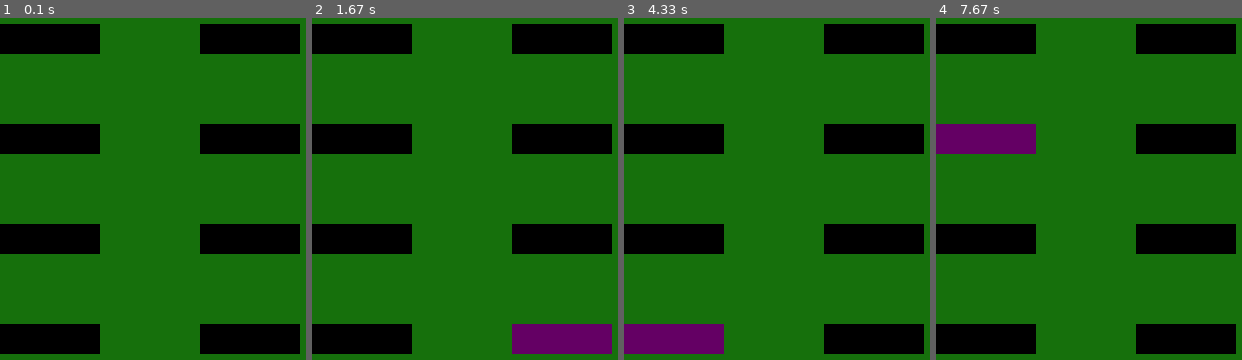
Above: before the commit, frames 1-4 (left to right).
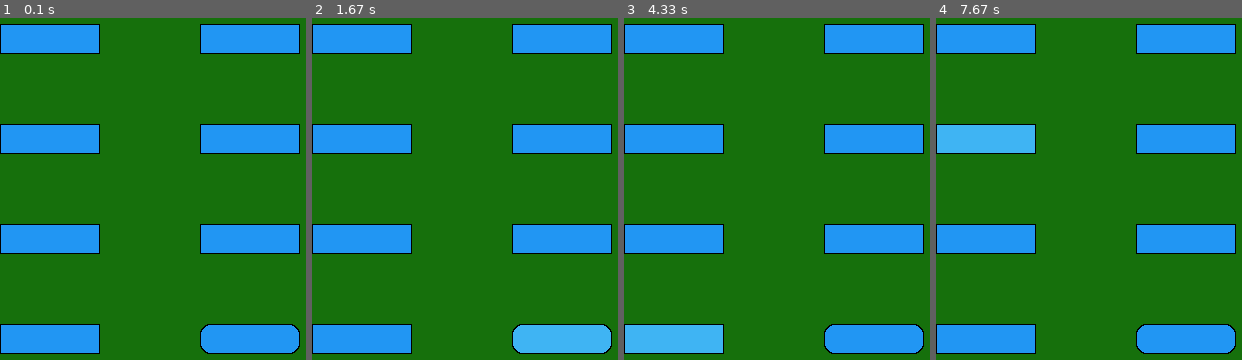
Above: after the commit, the same moments.

Repository: churchred/pygameGUI
Game: pygame game, started from main.py
Two runs of this game, one before a commit and one after it. Both use one fixed random seed, a clock stepped at 60 frames per second and the inputs below.
Inputs (mouse positions are in pixels of both pictures, inside the frame that each line leads up to):
- Up to frame 1 (0.1 s): no input
- Up to frame 2 (1.67 s): press the mouse at (360, 240) at 0.37 s; move the mouse to (449, 137) at 0.47 s; release the mouse at (541, 38) at 0.6 s; click (360, 38) at 0.72 s; press the mouse at (562, 240) at 1.03 s; move the mouse to (outside the picture) at 1.13 s; release the mouse at (outside the picture) at 1.27 s; press the mouse at (562, 240) at 1.37 s; move the mouse to (541, 291) at 1.47 s; release the mouse at (517, 346) at 1.6 s
- Up to frame 3 (4.33 s): press the mouse at (672, 137) at 1.7 s; move the mouse to (724, 79) at 1.8 s; release the mouse at (777, 21) at 1.93 s; press the mouse at (672, 137) at 2.53 s; move the mouse to (688, 89) at 2.63 s; release the mouse at (700, 38) at 2.77 s; press the mouse at (672, 240) at 2.87 s; move the mouse to (752, 230) at 2.97 s; release the mouse at (829, 223) at 3.1 s; press the mouse at (672, 137) at 3.2 s; move the mouse to (688, 82) at 3.3 s; release the mouse at (700, 24) at 3.43 s; press the mouse at (672, 240) at 3.53 s; move the mouse to (770, 233) at 3.63 s; release the mouse at (865, 233) at 3.77 s; press the mouse at (672, 240) at 3.87 s; move the mouse to (746, 281) at 3.97 s; release the mouse at (819, 322) at 4.1 s; click (691, 329) at 4.22 s
- Up to frame 4 (7.67 s): press the mouse at (1186, 137) at 4.53 s; move the mouse to (1107, 151) at 4.63 s; release the mouse at (1027, 161) at 4.77 s; click (1186, 38) at 4.88 s; press the mouse at (984, 137) at 5.2 s; move the mouse to (994, 243) at 5.3 s; release the mouse at (1003, 346) at 5.43 s; press the mouse at (1186, 137) at 5.53 s; move the mouse to (outside the picture) at 5.63 s; release the mouse at (outside the picture) at 5.77 s; click (1174, 336) at 6.38 s; press the mouse at (984, 38) at 6.7 s; move the mouse to (1015, 96) at 6.8 s; release the mouse at (1046, 154) at 6.93 s; click (984, 137) at 7.55 s

The runs differ from the first frame. In frame 1, 21% of the frame differs, in the area x 0-99%, y 2-99%; in frame 2, 21%; in frame 3, 21%; in frame 4, 21%.

Commit message:
update
Made a more complete button element.

Started adding text class to use both in button and in general.  Button is currently without text options.

Diff:
--- a/churchred_gui/button.py
+++ b/churchred_gui/button.py
@@ -6,37 +6,97 @@
 
 class Button():
   def __init__(self,
-               x=0, y=0, width=100, height=30, color=(0,0,0)):
+               x=0, y=0, width=100, height=30,
 
-    # Basic variables
+               backgroundColor=(33,150,243), textColor=(0,0,0),
+
+               hoverColor=(63,180,243), clickColor=(93,200,243), textHoverColor=None, borderHoverColor=None,
+
+               borderWidth=1, borderColor=(0,0,0), borderRadius=0,
+
+               font='Arial', fontSize=16, clickSink=1,
+
+               text="Button", id=None, content=None):
+
+    # Location
     self.x = x
     self.y = y
+
+    # Size
     self.width = width
     self.height = height
 
+    # Border
+    self.borderWidth = borderWidth
+    self.borderRadius = borderRadius
+    self.borderColor = borderColor
+
+    # If the border changes color on hovering then use new color,
+    # otherwise set it to just border color.
+    if borderHoverColor == None:
+      self.borderHoverColor = self.borderColor
+    else:
+       self.borderHoverColor = borderHoverColor
+
     # Colors
-    self.color = color
+    self.backgroundColor = backgroundColor
+    self.hoverColor = hoverColor
+    self.clickColor = clickColor
+
+    # Sink effect
+    self.clickSink = clickSink
+    self.currentSink = 0
 
     # Mouse click/hover logic
     self.mouseLogic = MouseClick()
+
+    # Which cursor to display when hovering
     self.cursor = "hand"
+
+    # Type of element this is
+    self.type = "Button"
 
 
   def run(self, screen, mouse):
 
     # The package with information that is to be returned to the main loop if needed
-    returnPackage = {"changeCursor":False, "cursor":self.cursor, "triggered":False, "content":None, "id":None, "type":None }
+    returnPackage = {"changeCursor":False, "cursor":self.cursor, "triggered":False, "content":None, "id":None, "type":self.type}
 
     # Check for hover and click
     self.mouseLogic.run((self.x, self.y), (self.width, self.height), mouse)
 
+    # If hovering queue a change in cursor
     if self.mouseLogic.hoverTest == True:
       returnPackage["changeCursor"] = True
 
-    if self.mouseLogic.hoverTest == True:
-      pygame.draw.rect(screen, (100,0,100), (self.x, self.y, self.width, self.height))
+    # If triggered queue a trigger to be sent up to main loop
+    if self.mouseLogic.isTriggered == True:
+      returnPackage["triggered"] = True
+
+    # Adds a sinking effect to the button when clicked down
+    if self.mouseLogic.clickDownTest == True:
+      self.currentSink = self.clickSink
     else:
-      pygame.draw.rect(screen, self.color, (self.x, self.y, self.width, self.height))
+      self.currentSink = 0
+
+    # Draw the button
+    if self.mouseLogic.clickDownTest == True:
+      self.drawButton(screen, self.clickColor, self.borderHoverColor)
+    elif self.mouseLogic.hoverTest == True:
+      self.drawButton(screen, self.hoverColor, self.borderHoverColor)
+    else:
+      self.drawButton(screen, self.backgroundColor, self.borderColor)
 
 
     return returnPackage
+
+
+  def drawButton(self, screen, color, bord_col):
+
+    # Draw the border
+    pygame.draw.rect(screen, bord_col, (self.x, self.y+self.currentSink,
+                                        self.width, self.height), border_radius=self.borderRadius)
+
+    # Draw the button
+    pygame.draw.rect(screen, color, (self.x+self.borderWidth, self.y+self.borderWidth+self.currentSink,
+																		 self.width-self.borderWidth*2, self.height-self.borderWidth*2), border_radius=self.borderRadius)
--- a/churchred_gui/mouseClick.py
+++ b/churchred_gui/mouseClick.py
@@ -23,7 +23,7 @@
     self.clickDownCheck(mouse)
 
     # Check if we release the button again WHILE the two previous checks are true
-    self.clickReleaseCheck(mouse)
+    self.clickReleaseCheck(elementSize, elementPosition, mouse)
 
 
   # Check if we are hovering the element or not
@@ -47,11 +47,13 @@
         self.clickDownTest = True
 
   # Check for button release if we are hovering and have clicked the button down
-  def clickReleaseCheck(self, mouse):
+  # Then reset and re-check hover, because we might still be hovering
+  def clickReleaseCheck(self, elementSize, elementPosition, mouse):
     if self.hoverTest == True and self.clickDownTest == True:
       if mouse[1][0] == False:
         self.isTriggered = True
         self.resetChecks()
+        self.hoverCheck(elementSize, elementPosition, mouse)
 
   # Resets all the checks
   def resetChecks(self):
--- a/churchred_gui/screen.py
+++ b/churchred_gui/screen.py
@@ -88,6 +88,9 @@
     # Queue a change in cursor back to an arrow
     self.cursor['new'] = 'arrow'
 
+    # The package of information about an object to be returned to main loop
+    self.elementPackage = {'triggered'  : False}
+
     # Loop through and draw all the elements on the screen ----------------------
     for element in self.screenElements:
       temp_package = element.run(self.screen, self.mouse)
@@ -96,7 +99,9 @@
       if temp_package['changeCursor'] == True:
         self.cursor['new'] = temp_package['cursor']
 
-
+      # If an element is triggered
+      if temp_package['triggered'] == True:
+        self.elementPackage = temp_package
 
     # Change cursor based on given data. Change only occurs if new cursor is different from current one.
     if self.cursor['new'] != self.cursor['old']:
@@ -115,11 +120,11 @@
     self.clock.tick(self.FPS)
     pygame.display.update()
 
+
   # To add one or more elements to the screen
   def addElements(self, *args):
     for item in args:
       self.screenElements.append(item)
-
 
 
   # The logic for screen resizing if enabled
--- /dev/null
+++ b/churchred_gui/textLine.py
@@ -0,0 +1,11 @@
+
+
+
+import pygame
+
+class textLine():
+  def __init__(self,
+               x=0, y=0, text="Text",
+               textColor=(0,0,0), font="Arial", fontSize=20,
+               underline=False, capitalize=False, toLowerCase=False, toUpperCase=False):
+    pass
--- a/main.py
+++ b/main.py
@@ -18,10 +18,13 @@
 btn5 = Button(y=100, x=200)
 btn6 = Button(y=200, x=200)
 btn7 = Button(y=300, x=200)
-btn8 = Button(y=400, x=200)
+btn8 = Button(y=400, x=200, borderRadius=10)
 
 window.addElements(btn, btn2, btn3, btn4, btn5, btn6, btn7, btn8)
 
 while True:
 
   window.run()
+
+  if window.elementPackage['triggered'] == True:
+    print(window.elementPackage)
Not shown, changed: README.md
